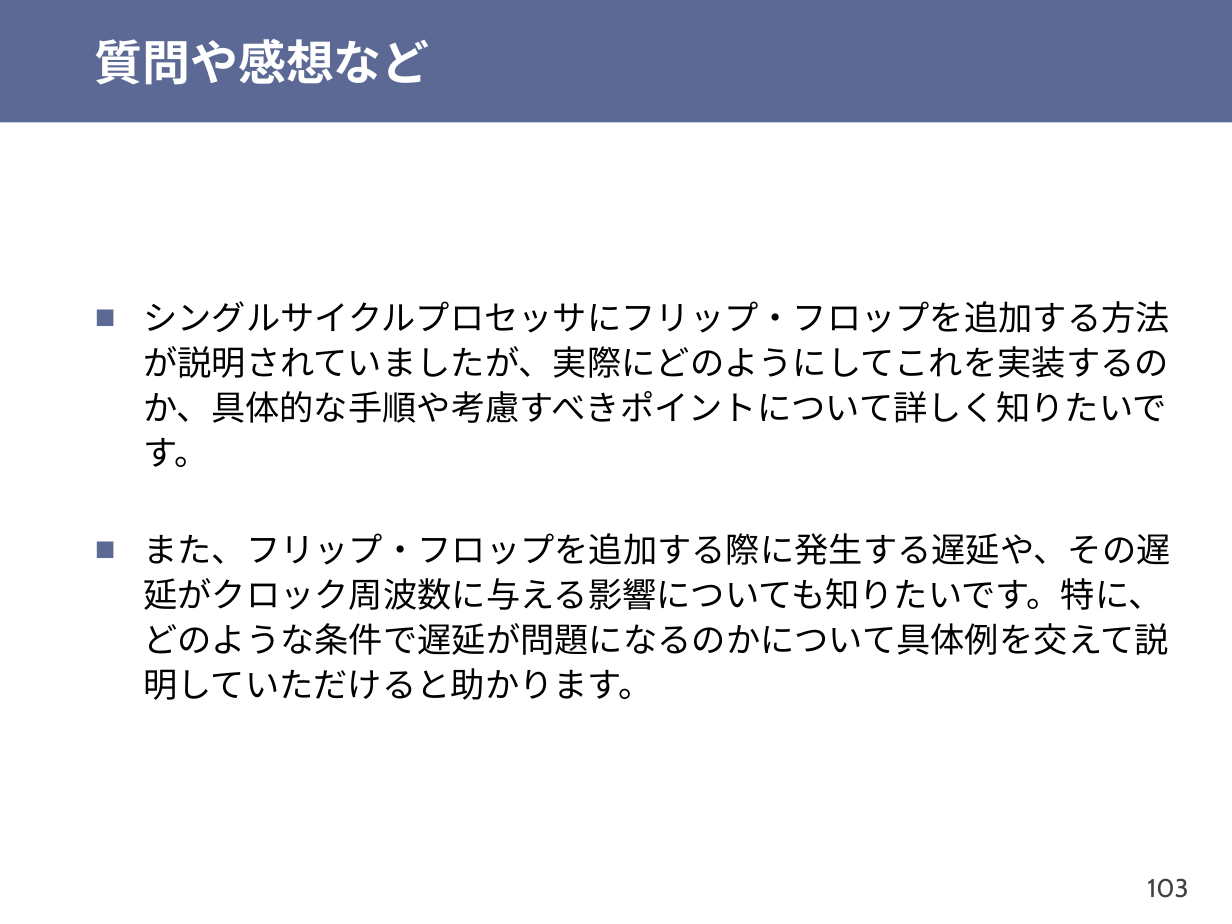
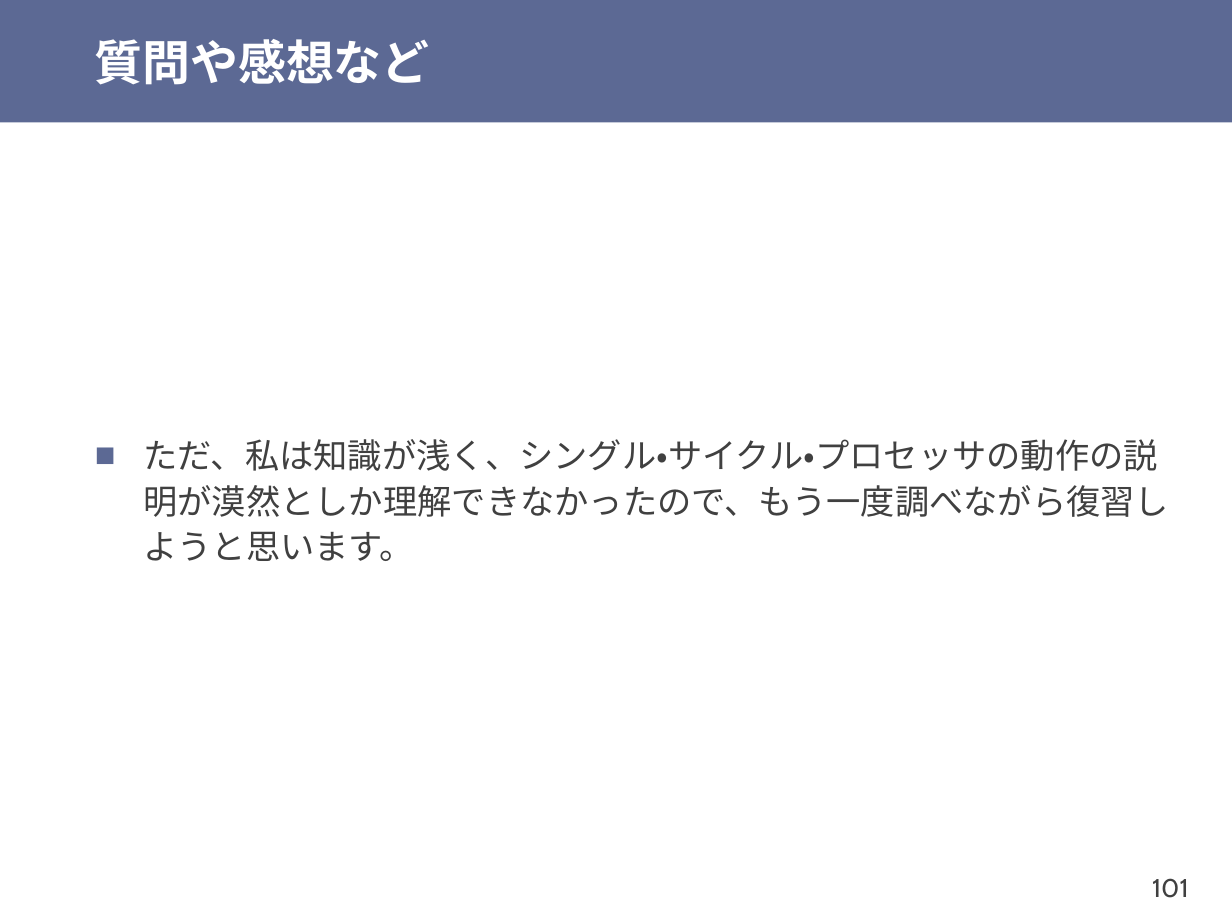
Before and after one commit to shioyadan/otya-computer-architecture-i, a slide deck: slide 101 of cai-shioya-06.pptx (slide 103 before the commit). Drawn at 1232x924 pixels with LibreOffice and Linux fonts; fonts in the diff are those of the drawing. Boxes give left, top, right and bottom in pixels: in the first picture for what was removed or moved away, otherwise in the second. Text is boxed around its words. In the diff, an @@ line names an element or a change of style, - is before the commit and + after.

```diff
--- a/cai-shioya-06.pptx
+++ b/cai-shioya-06.pptx
@@ text at (143,439,1169,561): text changed; font Noto Sans CJK JP to Cabin; text colour #000000 to #404040 @@
-■ シングルサイクルプロセッサにフリップ・フロップを追加する方法が説明されていましたが、実際にどのようにしてこれを実装するのか、具体的な手順や考慮すべきポイントについて詳しく知りたいです。
-■ また、フリップ・フロップを追加する際に発生する遅延や、その遅延がクロック周波数に与える影響についても知りたいです。特に、どのような条件で遅延が問題になるのかについて具体例を交えて説明していただけると助かります。
+■ ただ、私は知識が浅く、シングル・サイクル・プロセッサの動作の説明が漠然としか理解できなかったので、もう一度調べながら復習しようと思います。
@@ page number at (1152,878,1188,898): text changed @@
-103
+101
```
Also in this commit, not shown: 32 other slides changed, 7 slides added, 1 slide removed, 1 other file.
